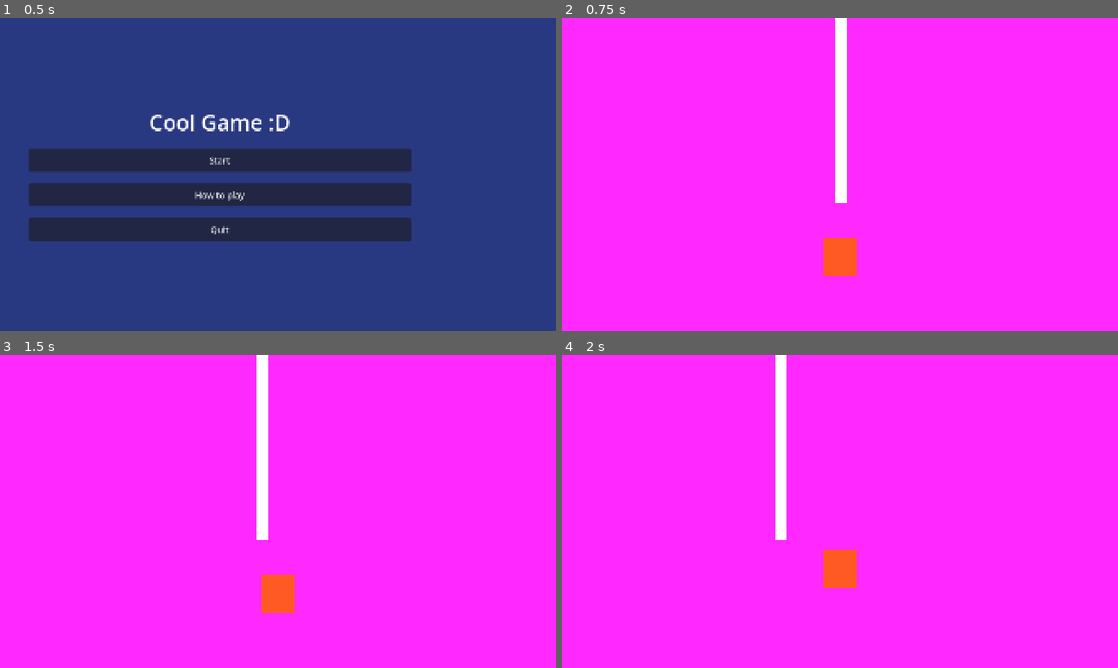
Above: before the commit, frames 1-4 (two rows, left to right).
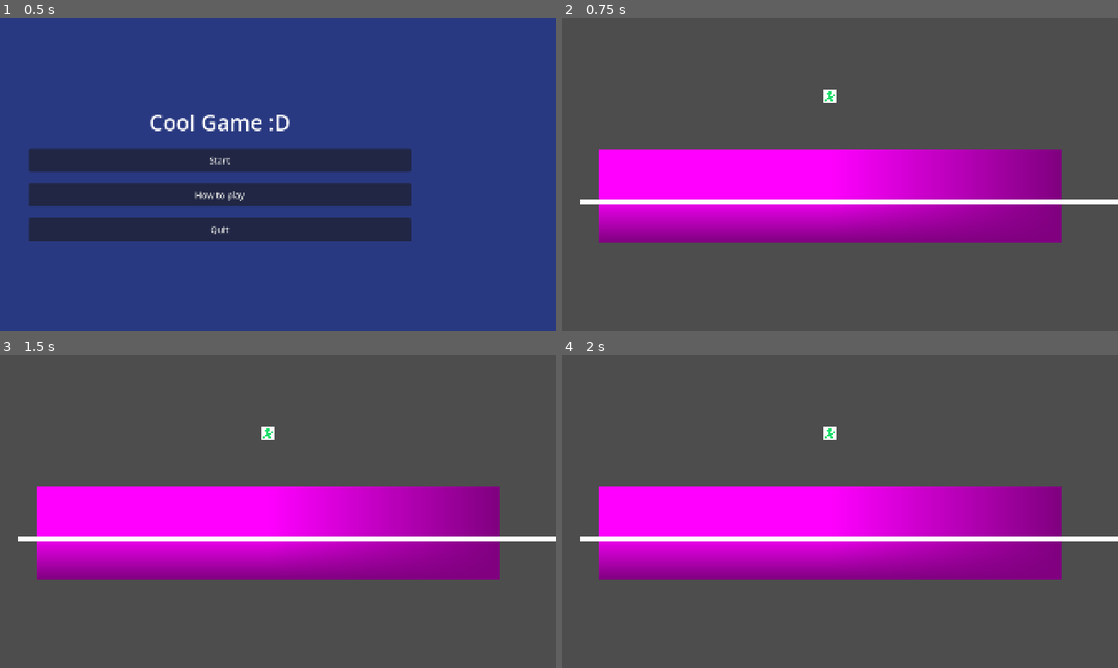
Above: after the commit, the same moments.

Repository: myryk31415/bimm-game-jam
Game: Godot game, scene res://scenes/main_menu.tscn
The game is run twice, just before and just after one commit, with the same random seed, the same clock (stepped at 60 frames per second) and the same inputs.
Inputs (mouse positions are in pixels of both pictures, inside the frame that each line leads up to):
- Up to frame 1 (0.5 s): no input
- Up to frame 2 (0.75 s): click "Start" at 0.5 s
- Up to frame 3 (1.5 s): tap Enter (ui_accept) at 1.25 s; move the mouse to (400, 495) at 1.27 s; hold Right (right) from 1.28 s (still down); click (400, 495) at 1.42 s
- Up to frame 4 (2 s): keep holding Right (right); tap Space (jump) at 1.52 s

Frame 1 is identical in both runs. In frame 2, 100% of the frame differs, in the area x 0-100%, y 0-100%; in frame 3, 100%; in frame 4, 100%.

Commit message:
Add movable scene and hell area

Diff:
--- /dev/null
+++ b/scenes/movable.tscn
@@ -0,0 +1,41 @@
+[gd_scene format=3 uid="uid://dremquw42hxxn"]
+
+[ext_resource type="Script" uid="uid://bojeahfey8m0t" path="res://scripts/movable.gd" id="1_8fq6o"]
+[ext_resource type="Texture2D" uid="uid://ul4h705ioca3" path="res://ampel_mann.jpg" id="1_df2ig"]
+[ext_resource type="Script" uid="uid://cgxq5sokmmhv3" path="res://scripts/drag_and_drop.gd" id="3_4mg2c"]
+
+[sub_resource type="PhysicsMaterial" id="PhysicsMaterial_pyidc"]
+bounce = 0.2
+
+[sub_resource type="RectangleShape2D" id="RectangleShape2D_pyidc"]
+size = Vector2(18.75, 18.75)
+
+[node name="Movable 1" type="RigidBody2D" unique_id=1422847293 groups=["movable"]]
+z_index = 1
+y_sort_enabled = true
+physics_material_override = SubResource("PhysicsMaterial_pyidc")
+gravity_scale = 0.0
+script = ExtResource("1_8fq6o")
+
+[node name="CollisionShape2D" type="CollisionShape2D" parent="." unique_id=17134577]
+scale = Vector2(2.56, 2.56)
+shape = SubResource("RectangleShape2D_pyidc")
+
+[node name="Sprite2D" type="Sprite2D" parent="." unique_id=1033016650]
+scale = Vector2(0.1, 0.1)
+texture = ExtResource("1_df2ig")
+
+[node name="Control" type="Control" parent="." unique_id=824999689]
+layout_mode = 3
+anchors_preset = 8
+anchor_left = 0.5
+anchor_top = 0.5
+anchor_right = 0.5
+anchor_bottom = 0.5
+offset_left = -25.600006
+offset_top = -25.600006
+offset_right = 25.599995
+offset_bottom = 25.599995
+grow_horizontal = 2
+grow_vertical = 2
+script = ExtResource("3_4mg2c")
--- /dev/null
+++ b/scenes/root.tscn
@@ -0,0 +1,44 @@
+[gd_scene format=3 uid="uid://cufyaeufrhkn7"]
+
+[ext_resource type="Script" uid="uid://lkcv2tpdueam" path="res://scripts/hell.gd" id="1_lrqlo"]
+[ext_resource type="PackedScene" uid="uid://dremquw42hxxn" path="res://scenes/movable.tscn" id="2_sqa0i"]
+
+[sub_resource type="PlaceholderTexture2D" id="PlaceholderTexture2D_vvh5c"]
+
+[sub_resource type="RectangleShape2D" id="RectangleShape2D_vvh5c"]
+size = Vector2(16.6, 15.400001)
+
+[sub_resource type="CanvasTexture" id="CanvasTexture_28aoi"]
+specular_color = Color(0.7495323, 0.052202746, 0.17160407, 1)
+
+[node name="Game" type="Node2D" unique_id=1907543966]
+position = Vector2(924, 272)
+
+[node name="Hell" type="Node2D" parent="." unique_id=1345995876 groups=["hell"]]
+position = Vector2(0, 342)
+
+[node name="Sprite2D" type="Sprite2D" parent="Hell" unique_id=1266221414]
+scale = Vector2(1600, 320)
+texture = SubResource("PlaceholderTexture2D_vvh5c")
+
+[node name="Area2D" type="Area2D" parent="Hell" unique_id=1231527275]
+scale = Vector2(100, 20)
+script = ExtResource("1_lrqlo")
+
+[node name="CollisionShape2D" type="CollisionShape2D" parent="Hell/Area2D" unique_id=1237172472]
+scale = Vector2(1.0000001, 1)
+shape = SubResource("RectangleShape2D_vvh5c")
+
+[node name="Floor" type="StaticBody2D" parent="." unique_id=2052106642]
+position = Vector2(138, 364)
+scale = Vector2(100, 1)
+
+[node name="CollisionShape2D" type="CollisionShape2D" parent="Floor" unique_id=1219422432]
+shape = SubResource("RectangleShape2D_vvh5c")
+
+[node name="Sprite2D" type="Sprite2D" parent="Floor" unique_id=2145532981]
+position = Vector2(0, -0.5)
+scale = Vector2(20, 19)
+texture = SubResource("CanvasTexture_28aoi")
+
+[node name="Movable 1" parent="." unique_id=1422847293 instance=ExtResource("2_sqa0i")]
--- /dev/null
+++ b/scripts/drag_and_drop.gd
@@ -0,0 +1,75 @@
+extends Control
+
+var is_being_dragged := false
+var drag_offset := Vector2.ZERO
+var rotation_speed := 0.05
+var just_started := false
+var just_ended := false
+
+func _ready() -> void:
+	mouse_filter = Control.MOUSE_FILTER_STOP
+	mouse_default_cursor_shape = Control.CURSOR_POINTING_HAND
+	gui_input.connect(_on_gui_input)
+
+func _on_gui_input(event: InputEvent) -> void:
+	if just_ended:
+		just_ended = false
+		return
+	if not is_being_dragged:
+		if event is InputEventMouseButton and event.button_index == MOUSE_BUTTON_LEFT and event.pressed:
+			_start_drag()
+			just_started = true
+	else:
+		if event is InputEventMouseButton and event.button_index == MOUSE_BUTTON_WHEEL_UP:
+			get_parent().rotation -= rotation_speed
+		elif event is InputEventMouseButton and event.button_index == MOUSE_BUTTON_WHEEL_DOWN:
+			get_parent().rotation += rotation_speed
+
+func _input(event: InputEvent) -> void:
+	if not is_being_dragged:
+		return
+	if just_started:
+		just_started = false
+		return
+	if event is InputEventMouseMotion:
+		get_parent().global_position = get_global_mouse_position() - drag_offset
+	elif event is InputEventMouseButton and event.button_index == MOUSE_BUTTON_LEFT and event.pressed:
+		_end_drag()
+		just_ended = true
+
+func _start_drag() -> void:
+	if _in_hell:
+		return
+	is_being_dragged = true
+	var tween := create_tween()
+	tween.set_ease(Tween.EASE_OUT)
+	tween.tween_property(get_parent(), "scale", Vector2.ONE * 1.2, 0.15)
+	get_parent().freeze = true
+	get_parent().linear_velocity = Vector2.ZERO
+	get_parent().angular_velocity = 0.0
+	drag_offset = get_global_mouse_position() - get_parent().global_position
+	mouse_default_cursor_shape = Control.CURSOR_DRAG
+
+func _end_drag() -> void:
+	is_being_dragged = false
+	var tween := create_tween()
+	tween.set_ease(Tween.EASE_OUT)
+	get_parent().freeze = false
+	tween.tween_property(get_parent(), "scale", Vector2.ONE, 0.15)
+	mouse_default_cursor_shape = Control.CURSOR_POINTING_HAND
+
+func _on_mouse_button_down() -> void:
+	if not is_being_dragged:
+		_start_drag()
+
+var _in_hell := false
+func enter_hell() -> void:
+	if not _in_hell:
+		_in_hell = true
+		mouse_default_cursor_shape = Control.CURSOR_ARROW
+		get_parent().gravity_scale = 1.0
+func exit_hell() -> void:
+	if _in_hell:
+		_in_hell = false
+		get_parent().gravity_scale = 0.0
+		mouse_default_cursor_shape = Control.CURSOR_POINTING_HAND
--- /dev/null
+++ b/scripts/hell.gd
@@ -0,0 +1,15 @@
+extends Area2D
+
+func _ready():
+	body_entered.connect(_on_body_entered)
+	body_exited.connect(_on_body_exited)
+
+func _on_body_entered(body):
+	if body.is_in_group("movable"):
+		print_debug(body)
+		print_debug(body.script)
+		body.enter_hell()
+
+func _on_body_exited(body):
+	if body.is_in_group("movable"):
+		body.exit_hell()
--- a/scripts/main_menu.gd
+++ b/scripts/main_menu.gd
@@ -13,7 +13,7 @@
 
 
 func _on_start_pressed() -> void:
-	get_tree().change_scene_to_file("res://scenes/level_1.tscn")
+	get_tree().change_scene_to_file("res://scenes/root.tscn")
 
 func _on_how_to_play_pressed() -> void:
 	get_tree().change_scene_to_file("res://scenes/tutorial.tscn")
--- /dev/null
+++ b/scripts/movable.gd
@@ -0,0 +1,29 @@
+extends RigidBody2D
+
+@onready var _control = $Control
+
+func enter_hell() -> void:
+	_control.enter_hell()
+
+func exit_hell() -> void:
+	_control.exit_hell()
+
+# func _ready() -> void:
+	# _idle_wiggle()
+
+func _idle_wiggle():
+	while true:
+		var t = create_tween()
+		t.set_parallel(true)
+
+		t.tween_property(self, "rotation", 1, 1).as_relative()
+		t.tween_property(self, "scale", Vector2.ONE * 2, 1)
+
+		t.chain().set_parallel(true)
+		t.tween_property(self, "rotation", -2, 1).as_relative()
+		t.tween_property(self, "scale", Vector2.ONE * 0.5, 1)
+
+		t.chain().set_parallel(true)
+		t.tween_property(self, "rotation", 1, 1).as_relative()
+		t.tween_property(self, "scale", Vector2.ONE, 1)
+		return
Binary file added: ampel_mann.jpg
